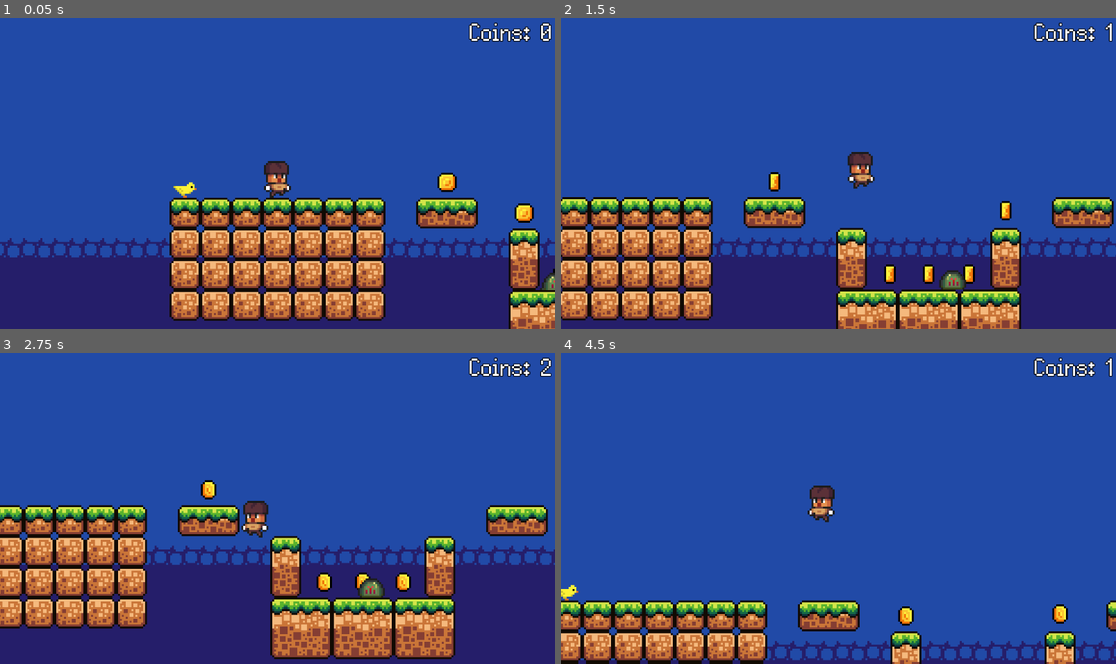
Above: before the commit, frames 1-4 (two rows, left to right).
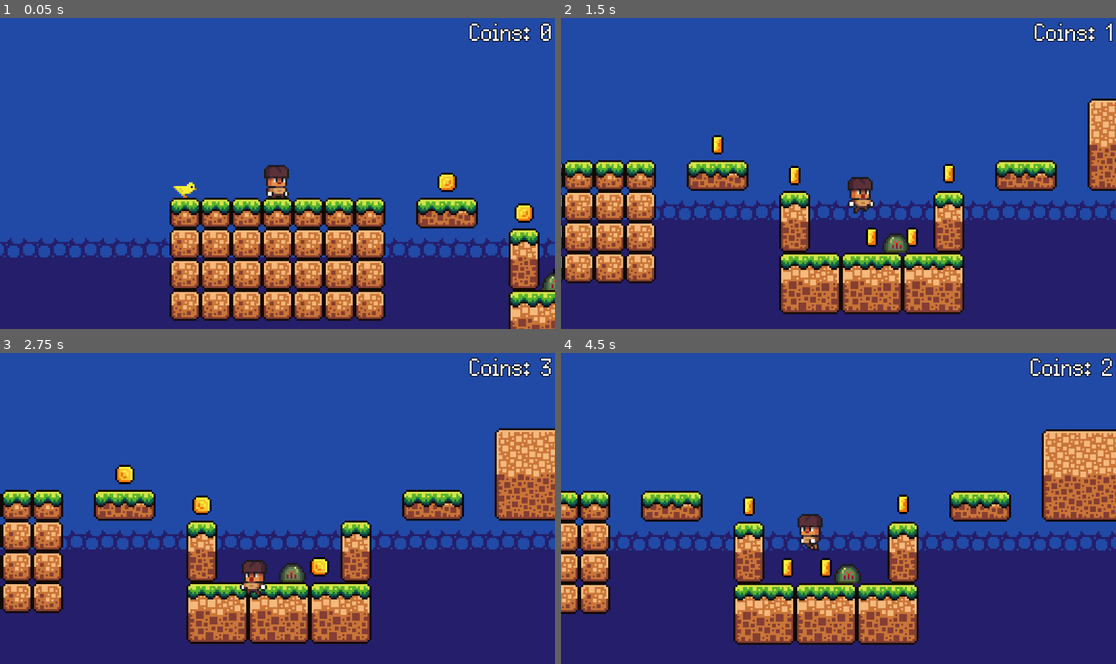
Above: after the commit, the same moments.

Repository: ericafk0001/emberheart
Game: Godot game, scene res://scenes/game.tscn
Same seed, same stepped clock (60 frames per second), same inputs: the game is played once before the commit and once after it.
Inputs:
- Up to frame 1 (0.05 s): no input
- Up to frame 2 (1.5 s): hold D (move_right) from 0.53 s (still down); tap M (dash, bound only after the commit) at 0.6 s; tap W (jump) at 0.77, 0.8, 1.07, 1.35 s
- Up to frame 3 (2.75 s): tap W (jump) at 1.52, 1.82, 2.3 s; tap M (dash, bound only after the commit) at 1.55, 2.1 s; release D (move_right) at 2.03 s; hold A (move_left) from 2.03 s (still down)
- Up to frame 4 (4.5 s): release A (move_left) at 2.78 s; hold D (move_right) 2.78-4.28 s; tap M (dash, bound only after the commit) at 2.85, 4.35 s; tap W (jump) at 3.02, 3.32, 3.6, 3.77, 4.07 s; hold A (move_left) from 4.28 s (still down)

The runs differ from the first frame. In frame 1, 0.4% of the frame differs, in the area x 47-53%, y 45-58%; in frame 2, 37%; in frame 3, 35%; in frame 4, 47%, in the area x 0-100%, y 1-100%.

Commit message:
add dash

Diff:
--- a/game/project.godot
+++ b/game/project.godot
@@ -39,6 +39,11 @@
 , Object(InputEventKey,"resource_local_to_scene":false,"resource_name":"","device":-1,"window_id":0,"alt_pressed":false …(186 unchanged characters)…
 ]
 }
+dash={
+"deadzone": 0.5,
+"events": [Object(InputEventKey,"resource_local_to_scene":false,"resource_name":"","device":-1,"window_id":0,"alt_pressed":false,"shift_pressed":false,"ctrl_pressed":false,"meta_pressed":false,"pressed":false,"keycode":0,"physical_keycode":77,"key_label":0,"unicode":109,"location":0,"echo":false,"script":null)
+]
+}
 
 [rendering]
 
--- a/game/scenes/player.tscn
+++ b/game/scenes/player.tscn
@@ -1,7 +1,23 @@
-[gd_scene load_steps=19 format=3 uid="uid://cqsasnstdgl0g"]
+[gd_scene load_steps=23 format=3 uid="uid://cqsasnstdgl0g"]
 
 [ext_resource type="Script" path="res://scripts/player.gd" id="1_cewha"]
 [ext_resource type="Texture2D" uid="uid://c5je8w87a841m" path="res://assets/sprites/character.png" id="2_hflpi"]
+
+[sub_resource type="AtlasTexture" id="AtlasTexture_y7lav"]
+atlas = ExtResource("2_hflpi")
+region = Rect2(0, 720, 48, 48)
+
+[sub_resource type="AtlasTexture" id="AtlasTexture_jplwp"]
+atlas = ExtResource("2_hflpi")
+region = Rect2(48, 720, 48, 48)
+
+[sub_resource type="AtlasTexture" id="AtlasTexture_unbdt"]
+atlas = ExtResource("2_hflpi")
+region = Rect2(96, 720, 48, 48)
+
+[sub_resource type="AtlasTexture" id="AtlasTexture_8qhhp"]
+atlas = ExtResource("2_hflpi")
+region = Rect2(144, 720, 48, 48)
 
 [sub_resource type="AtlasTexture" id="AtlasTexture_qtwm5"]
 atlas = ExtResource("2_hflpi")
@@ -61,6 +77,23 @@
 
 [sub_resource type="SpriteFrames" id="SpriteFrames_e8f1n"]
 animations = [{
+"frames": [{
+"duration": 1.0,
+"texture": SubResource("AtlasTexture_y7lav")
+}, {
+"duration": 1.0,
+"texture": SubResource("AtlasTexture_jplwp")
+}, {
+"duration": 1.0,
+"texture": SubResource("AtlasTexture_unbdt")
+}, {
+"duration": 1.0,
+"texture": SubResource("AtlasTexture_8qhhp")
+}],
+"loop": true,
+"name": &"dash",
+"speed": 10.0
+}, {
 "frames": [{
 "duration": 1.0,
 "texture": SubResource("AtlasTexture_qtwm5")
@@ -131,8 +164,9 @@
 [node name="AnimatedSprite2D" type="AnimatedSprite2D" parent="."]
 position = Vector2(0, -15)
 sprite_frames = SubResource("SpriteFrames_e8f1n")
-animation = &"jump"
+animation = &"dash"
 autoplay = "idle"
+frame_progress = 0.539655
 
 [node name="CollisionShape2D" type="CollisionShape2D" parent="."]
 position = Vector2(-0.5, -15)
@@ -146,5 +180,9 @@
 wait_time = 0.18
 one_shot = true
 
+[node name="DashTimer" type="Timer" parent="."]
+wait_time = 0.12
+
 [connection signal="timeout" from="JumpBufferTimer" to="." method="_on_jump_buffer_timer_timeout"]
 [connection signal="timeout" from="CoyoteTimer" to="." method="_on_coyote_timer_timeout"]
+[connection signal="timeout" from="DashTimer" to="." method="_on_dash_timer_timeout"]
--- a/game/scripts/player.gd
+++ b/game/scripts/player.gd
@@ -3,23 +3,26 @@
 @onready var animated_sprite: AnimatedSprite2D = $AnimatedSprite2D
 @onready var jump_buffer_timer: Timer = $JumpBufferTimer
 @onready var coyote_timer: Timer = $CoyoteTimer
+@onready var dash_timer: Timer = $DashTimer
 
 const SPEED = 140.0
 const JUMP_VELOCITY = -275.0
+const GRAVITY = -960.0
+const DASH_SPEED = 360.0
 
 var is_jumping = false
 var jump_buffered = false
-
 var has_coyote_time = false
+var is_dashing = false
 
 func _physics_process(delta: float) -> void:
 	# Add the gravity.
-	if not is_on_floor():
-		velocity += get_gravity() * delta
+	if !is_on_floor() && !is_dashing:
+		velocity += calculate_gravity() * delta
 
 	# Handle jump.
 	if Input.is_action_just_pressed("jump"):
-		if is_on_floor() or !coyote_timer.is_stopped():
+		if is_on_floor() && !is_dashing || !coyote_timer.is_stopped() && !is_dashing:
 			is_jumping = true
 			jump_buffered = false
 			velocity.y = JUMP_VELOCITY
@@ -32,6 +35,15 @@
 
 	var direction := Input.get_axis("move_left", "move_right")
 
+	if Input.is_action_just_pressed("dash") && !is_dashing:
+		if direction:
+			is_dashing = true
+			velocity.x = direction * DASH_SPEED
+			velocity.y = 0
+			dash_timer.start()
+		else:
+			is_dashing = false
+
 	#Flip Sprite
 	if direction > 0:
 		animated_sprite.flip_h = false
@@ -39,7 +51,7 @@
 		animated_sprite.flip_h = true
 
 	#animations
-	if is_on_floor():
+	if is_on_floor() && !is_dashing:
 		if direction == 0:
 			animated_sprite.play("idle")
 		else:
@@ -47,10 +59,14 @@
 	else:
 		animated_sprite.play("jump")
 
-	if direction:
-		velocity.x = direction * SPEED
-	else:
-		velocity.x = move_toward(velocity.x, 0, SPEED)
+	if is_dashing:
+		animated_sprite.play("dash")
+
+	if !is_dashing:
+		if direction:
+			velocity.x = direction * SPEED
+		else:
+			velocity.x = move_toward(velocity.x, 0, SPEED)
 
 	var was_on_floor = is_on_floor()
 	move_and_slide()
@@ -75,3 +91,13 @@
 
 func _on_coyote_timer_timeout() -> void:
 	has_coyote_time = false
+
+func calculate_gravity() -> Vector2:
+	if velocity.y < 0:  # Rising
+		return Vector2(0, -GRAVITY)
+	else:  # Falling
+		return Vector2(0, -GRAVITY * 1.7)  # multiply gravity for falling
+
+
+func _on_dash_timer_timeout() -> void:
+	is_dashing = false
